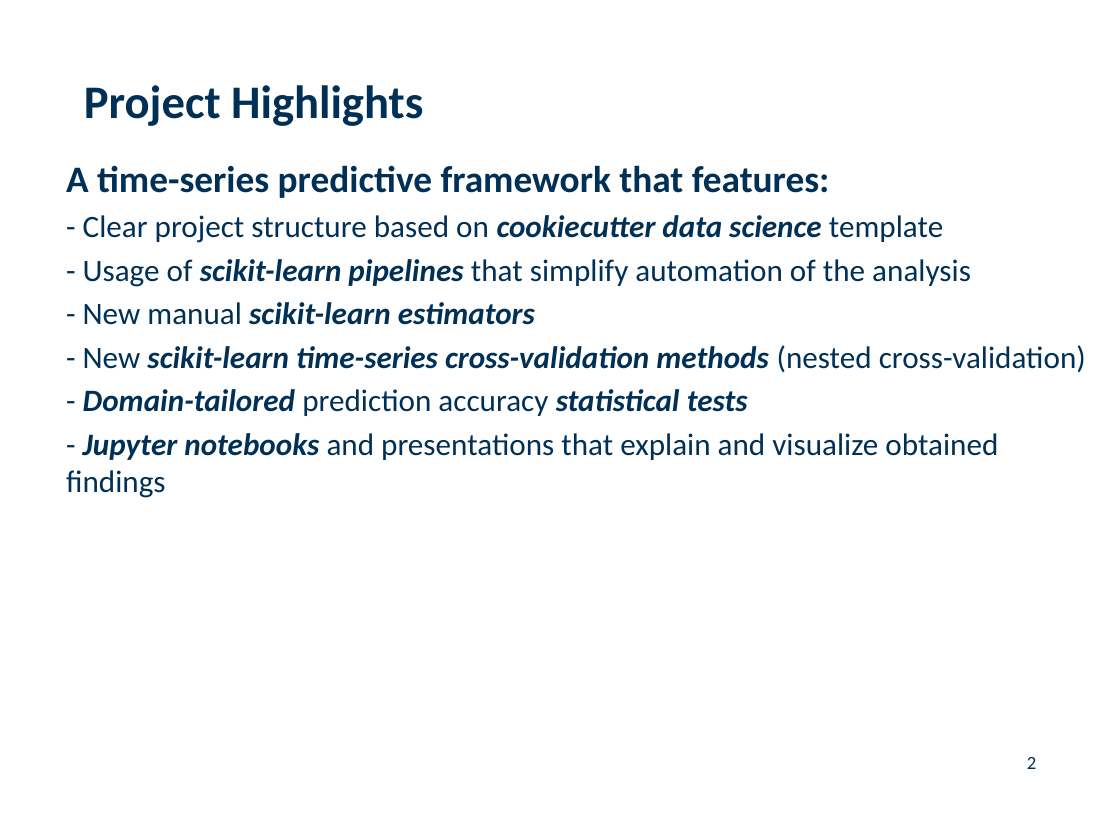
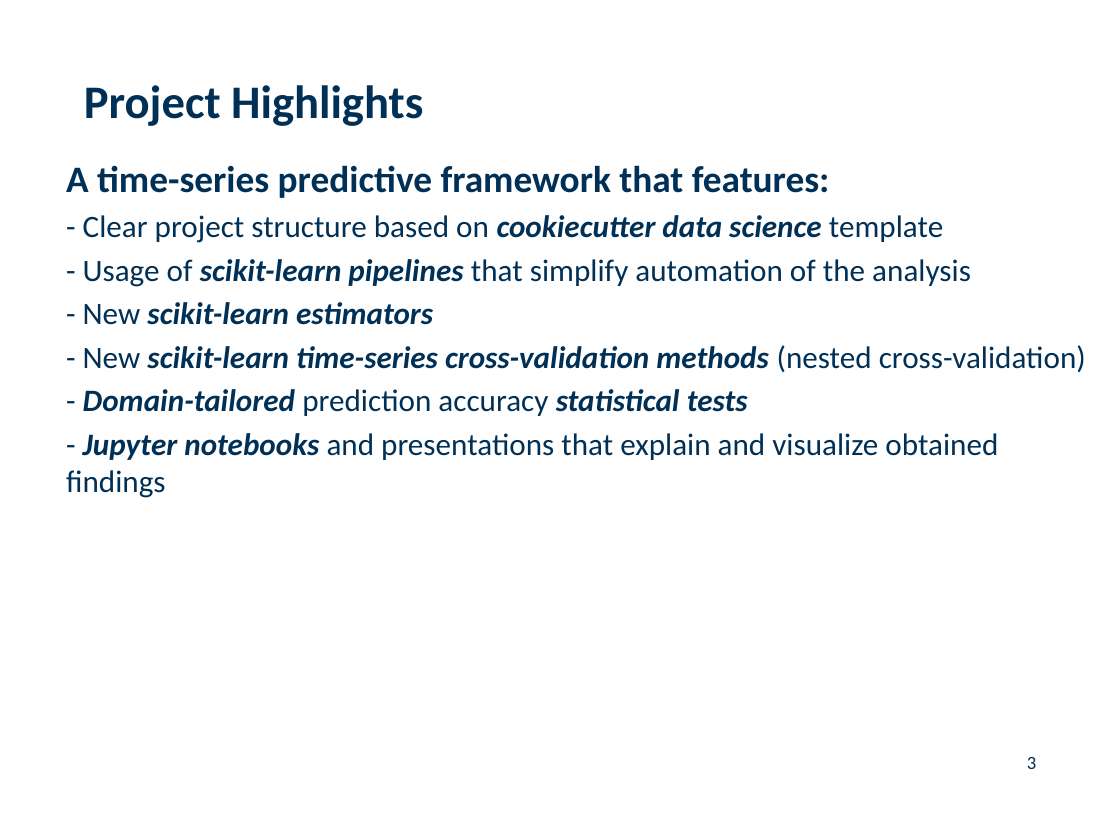
Before and after one commit to paveles/Machine_Learning_and_Equity_Index_Returns, a slide deck: slide 3 of reports/MachineLearning_StockMarketReturns_short.pptx (slide 2 before the commit). Drawn at 1120x840 pixels with LibreOffice and Linux fonts; fonts in the diff are those of the drawing; background and template pictures are left out. Boxes give left, top, right and bottom in pixels: in the first picture for what was removed or moved away, otherwise in the second. Text is boxed around its words. In the diff, an @@ line names an element or a change of style, - is before the commit and + after.

```diff
--- a/reports/MachineLearning_StockMarketReturns_short.pptx
+++ b/reports/MachineLearning_StockMarketReturns_short.pptx
@@ text at box(83, 302, 433, 325): text changed @@
-- New manual scikit-learn estimators
+- New scikit-learn estimators
@@ page number at box(1027, 757, 1036, 769): text changed @@
-2
+3
```
Also in this commit, not shown: 5 other slides changed, 3 slides added, 1 slide removed, 2 other files.
